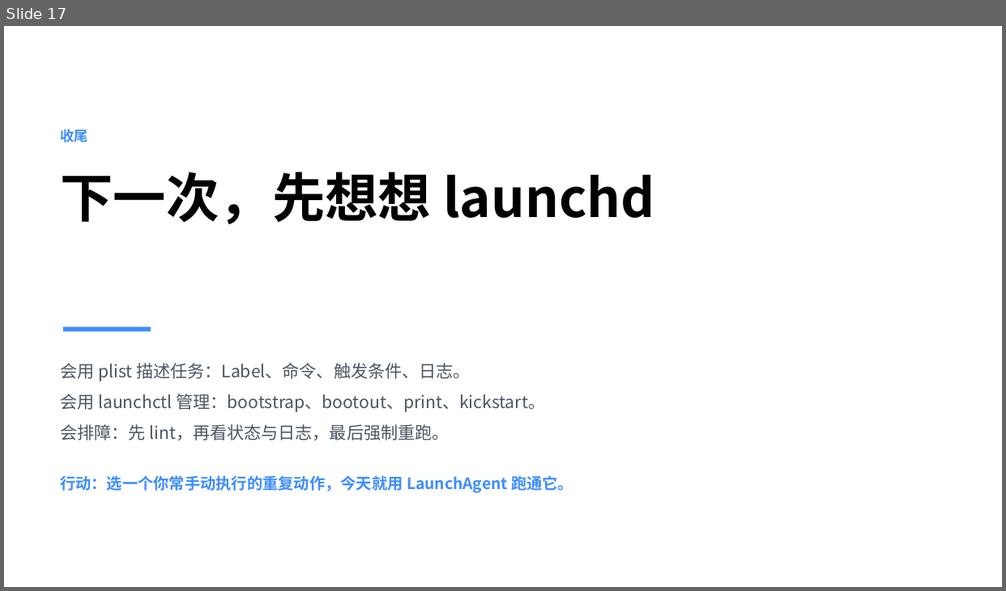
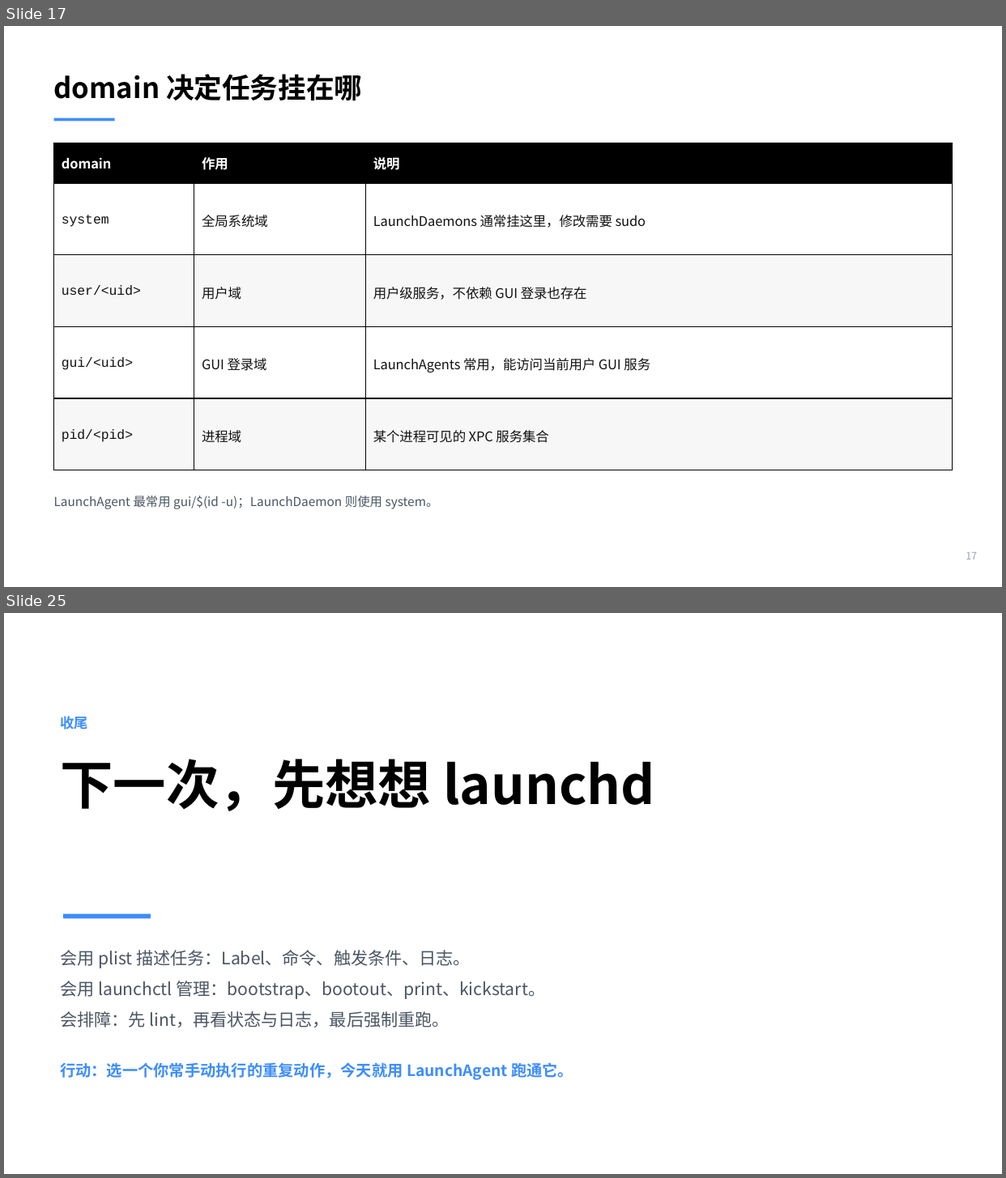
Before and after one commit to taytay198920/daily_study, a slide deck: LaunchAgents分享.pptx. Shown one above the other, each under a label of ours: slide 17 before the commit, slides 17 and 25 after it; the slides between them are not shown. The pictures are 1006x591 and 1006x1178 pixels, drawn with LibreOffice and Linux fonts; fonts in the diff are those of the drawing. Boxes give left, top, right and bottom in pixels: in the first picture for what was removed or moved away, otherwise in the second. Text is boxed around its words. In the diff, an @@ line names an element or a change of style, - is before the commit and + after.

```diff
--- a/LaunchAgents分享.pptx
+++ b/LaunchAgents分享.pptx
@@ slide 17 added at bbox=[4, 26, 1002, 587], background #FFFFFF @@
@@ text added at bbox=[54, 74, 363, 101], 27 pt, text #000000, bold @@
+domain 决定任务挂在哪
@@ rectangle added at bbox=[54, 118, 115, 121], fill #3D8DFF @@
@@ table added at bbox=[54, 143, 953, 474], 5 rows, 3 columns @@
+domain | 作用 | 说明
+system | 全局系统域 | LaunchDaemons 通常挂这里，修改需要 sudo
+user/<uid> | 用户域 | 用户级服务，不依赖 GUI 登录也存在
+gui/<uid> | GUI 登录域 | LaunchAgents 常用，能访问当前用户 GUI 服务
+pid/<pid> | 进程域 | 某个进程可见的 XPC 服务集合
@@ text added at bbox=[54, 496, 439, 510], 12 pt, text #4B5563 @@
+LaunchAgent 最常用 gui/$(id -u)；LaunchDaemon 则使用 system。
@@ text added at bbox=[965, 552, 977, 560], 9.8 pt, text #9CA3AF @@
+17
@@ what was slide 17 is now slide 25 @@
```
Also in this commit, not shown: 14 slides changed, 8 other slides added, 1 slide removed.
